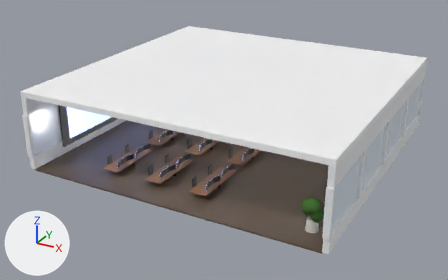
One commit to the glTF model public/hq/glb/alpha.glb: the scene before it, then after it.
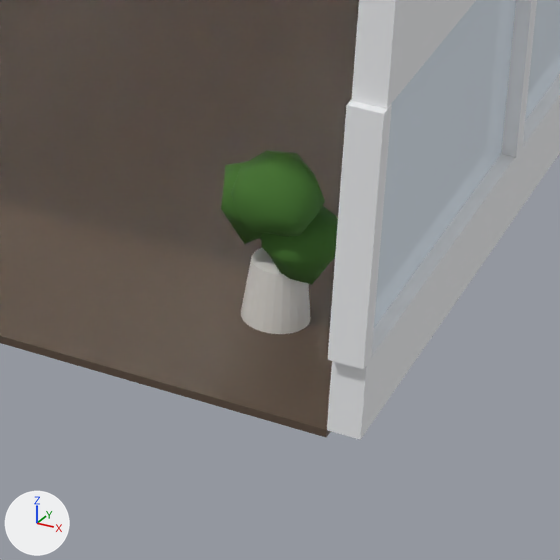
Old and new are each drawn whole from a camera (50 mm lens) standing at (20.5, 37.2, 20.7) and looking at (-0.7, 75.6, 1.4) and again close up on the part from 57% to 82% of the width and 60% to 99% of the height. The axes (+X, +Y, +Z) are drawn at lower left. The lights are the same throughout. The first two pictures are the older version. Where no turn or scale is listed for an object, it has been applied to the vertices. Vertices at exactly the same position are counted once.

In view in the first close-up: 'alpha_glass', 'alpha_static'.
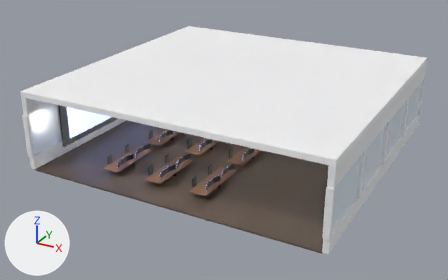
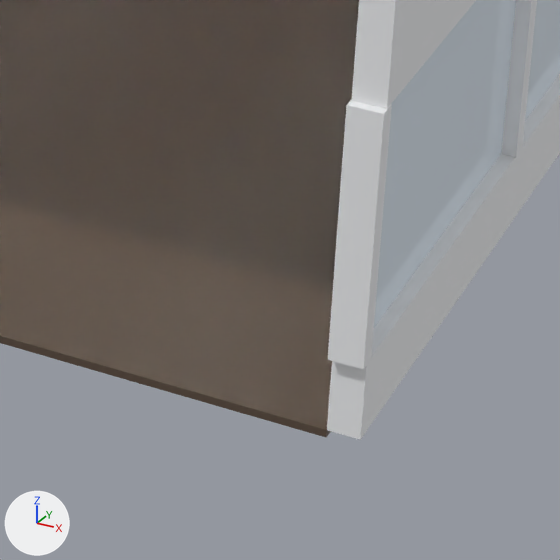
Diff of the bpy script that builds the scene:
```diff
--- a/public/hq/glb/alpha.glb.py
+++ b/public/hq/glb/alpha.glb.py
@@ me_alpha_static @@
 # used by ob_alpha_static; location = (0.0, 77.04, 3.5)
-me_alpha_static.from_pydata(...)  # 3612 vertices, 6170 faces; spans x -11.4..11.4, y -11.2..11.2, z -3.0..3.0
+me_alpha_static.from_pydata(...)  # 3180 vertices, 5390 faces; spans x -11.4..11.4, y -11.2..11.2, z -3.0..3.0
+# me_alpha_static part 1: 10 loose pieces with 432 vertices, spanning x 8.8..10.4, y -9.8..9.8, z -2.9..-0.6, are deleted
 me_alpha_static.materials.append(mat_floor_dark)
@@ me_alpha_static @@
 me_alpha_static.materials.append(mat_metal_dark)
-me_alpha_static.materials.append(mat_pot)  # light grey #d8d5cf
-me_alpha_static.materials.append(mat_leaf)  # dark green #3f6e27
```

Pixel boxes [x1, y1, x2, y2] of what changed, in the close-ups (560 x 560 px):
part 1 of me_alpha_static, deleted
    before: [221, 150, 338, 334]
